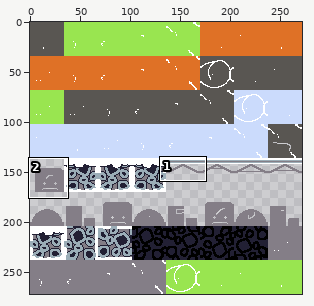
Edited in one commit: sprite sheet (sprites/tiles.png). The picture above shows the old version from afar; the outline marks the close-up.
Close-up. Old version:
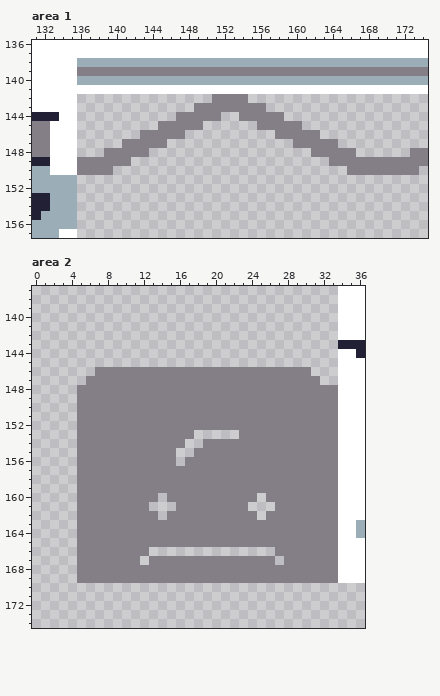
The file is 272x272 pixels. Shown: area 1: x 131..174, y 136..157; area 2: x 0..36, y 137..174. The commit also changed other parts of the picture, which this record leaves out.
After the commit:
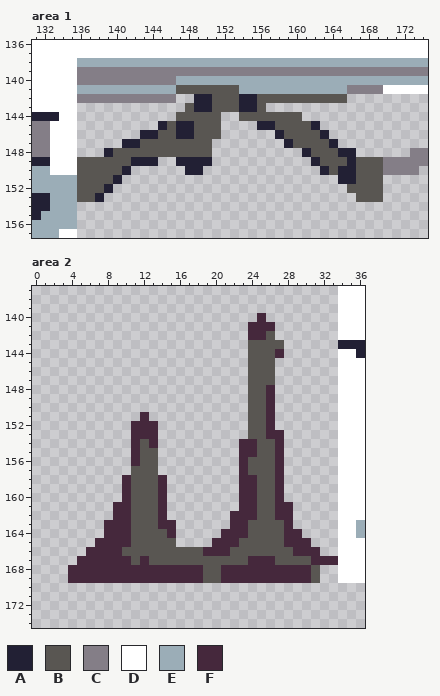
Palette (. is transparent): A #222034  B #595652  C #847e87  D #ffffff  E #9badb7  F #45283c
The edit:
--- area 1
@@ x 131..174 @@
 139 DDDDDCCCCCCCCCCCCCCCCCCCCCCCCCCCCCCCCCCCCCCC
-140 DDDDDEEEEEEEEEEEEEEEEEEEEEEEEEEEEEEEEEEEEEEE
-141 DDDDDDDDDDDDDDDDDDDDDDDDDDDDDDDDDDDDDDDDDDDD
-142 DDDDD...............CCCC....................
-143 DDDDD.............CCCCCCCC..................
-144 AAADD...........CCCCC..CCCCC................
-145 CCDDD.........CCCCC......CCCCC..............
-146 CCDDD.......CCCCC..........CCCCC............
-147 CCDDD.....CCCCC..............CCCCC..........
-148 CCDDD...CCCCC..................CCCCC......CC
-149 AADDDCCCCCC......................CCCCCCCCCCC
-150 EEDDDCCCC..........................CCCCCCCC.
-151 EEEEE.......................................
-152 EEEEE.......................................
-153 AAEEE.......................................
+140 DDDDDCCCCCCCCCCCEEEEEEEEEEEEEEEEEEEEEEEEEEEE
+141 DDDDDEEEEEEEEEEEBBBBBBBEEEEEEEEEEEECCCCDDDDD
+142 DDDDDCCCCCCCCCCC..AABBBAABBBBBBBBBB.........
+143 DDDDD............BAABBBAAB..................
+144 AAADD...........BBBBB..BBBBBBB..............
+145 CCDDD.........ABAABBB....AABBBBA............
+146 CCDDD.......AABBAABBB......ABBBBA...........
+147 CCDDD.....AABBBBBBBB........ABBBBA..........
+148 CCDDD...ABBBBBBBBBBB..........ABBBAA......CC
+149 AADDDBBBBBBAAA..AAAA...........ABBBABBBCCCCC
+150 EEDDDBBBBBA......AA.............ABAABBBCCCC.
+151 EEEEEBBBBA........................AABBB.....
+152 EEEEEBBBA..........................BBBB.....
+153 AAEEEBBA............................BBB.....
 154 AAEEE.......................................
--- area 2
@@ x 0..36 @@
 139 ..................................DDD
-140 ..................................DDD
-141 ..................................DDD
-142 ..................................DDD
-143 ..................................AAA
-144 ..................................DDA
-145 ..................................DDD
-146 .......CCCCCCCCCCCCCCCCCCCCCCCC...DDD
-147 ......CCCCCCCCCCCCCCCCCCCCCCCCCC..DDD
-148 .....CCCCCCCCCCCCCCCCCCCCCCCCCCCCCDDD
-149 .....CCCCCCCCCCCCCCCCCCCCCCCCCCCCCDDD
-150 .....CCCCCCCCCCCCCCCCCCCCCCCCCCCCCDDD
-151 .....CCCCCCCCCCCCCCCCCCCCCCCCCCCCCDDD
-152 .....CCCCCCCCCCCCCCCCCCCCCCCCCCCCCDDD
-153 .....CCCCCCCCCCCCC.....CCCCCCCCCCCDDD
-154 .....CCCCCCCCCCCC..CCCCCCCCCCCCCCCDDD
-155 .....CCCCCCCCCCC..CCCCCCCCCCCCCCCCDDD
-156 .....CCCCCCCCCCC.CCCCCCCCCCCCCCCCCDDD
-157 .....CCCCCCCCCCCCCCCCCCCCCCCCCCCCCDDD
-158 .....CCCCCCCCCCCCCCCCCCCCCCCCCCCCCDDD
-159 .....CCCCCCCCCCCCCCCCCCCCCCCCCCCCCDDD
-160 .....CCCCCCCCC.CCCCCCCCCC.CCCCCCCCDDD
-161 .....CCCCCCCC...CCCCCCCC...CCCCCCCDDD
-162 .....CCCCCCCCC.CCCCCCCCCC.CCCCCCCCDDD
-163 .....CCCCCCCCCCCCCCCCCCCCCCCCCCCCCDDE
-164 .....CCCCCCCCCCCCCCCCCCCCCCCCCCCCCDDE
-165 .....CCCCCCCCCCCCCCCCCCCCCCCCCCCCCDDD
-166 .....CCCCCCCC..............CCCCCCCDDD
-167 .....CCCCCCC.CCCCCCCCCCCCCC.CCCCCCDDD
-168 .....CCCCCCCCCCCCCCCCCCCCCCCCCCCCCDDD
-169 .....CCCCCCCCCCCCCCCCCCCCCCCCCCCCCDDD
+140 .........................F........DDD
+141 ........................FFF.......DDD
+142 ........................FFB.......DDD
+143 ........................BBBB......AAA
+144 ........................BBBF......DDA
+145 ........................BBB.......DDD
+146 ........................BBB.......DDD
+147 ........................BBB.......DDD
+148 ........................BBF.......DDD
+149 ........................BBF.......DDD
+150 ........................BBF.......DDD
+151 ............F...........BBF.......DDD
+152 ...........FFF..........BBF.......DDD
+153 ...........FFF..........BBFF......DDD
+154 ...........FBF.........FFBBF......DDD
+155 ...........FBB.........FFBBF......DDD
+156 ...........FBB.........FBBBF......DDD
+157 ...........BBB.........FBBBF......DDD
+158 ..........FBBBF........FFBBF......DDD
+159 ..........FBBBF........FFBBF......DDD
+160 ..........FBBBF........FFBBF......DDD
+161 .........FFBBBF........FFBBFF.....DDD
+162 .........FFBBBF.......FFFBBFF.....DDD
+163 ........FFFBBBFF......FFBBBBF.....DDE
+164 ........FFFBBBBF.....FFFBBBBFF....DDE
+165 .......FFFFBBBBB....FFFBBBBBFFF...DDD
+166 ......FFFFBBBBBBBBBFFFBBBBBBBFFF..DDD
+167 .....FFFFFFBFBBBBBBBBBBBFFFBBBBFFFDDD
+168 ....FFFFFFFFFFFFFFFBBFFFFFFFFFFB..DDD
+169 ....FFFFFFFFFFFFFFFBBFFFFFFFFFFB..DDD
 170 .....................................
